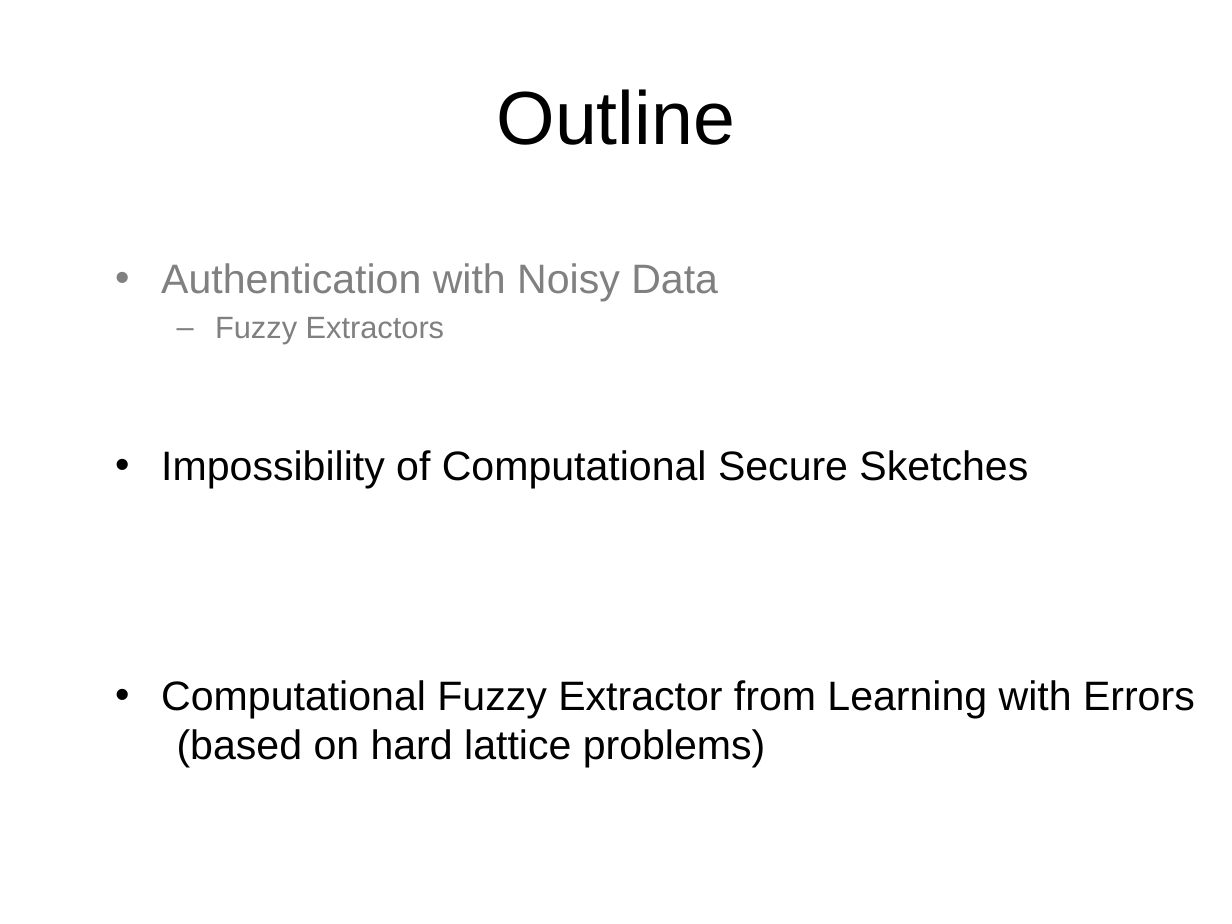
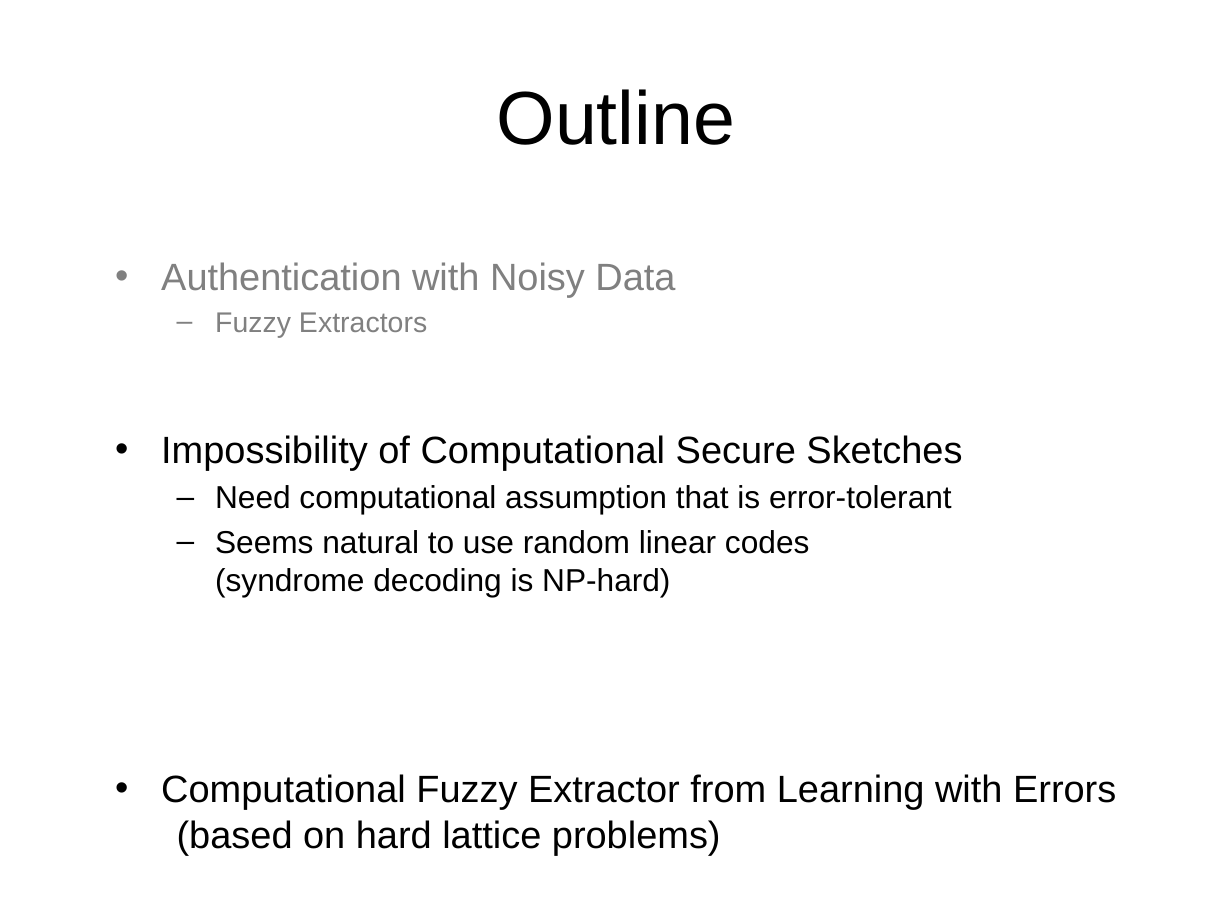
Before and after one commit to xianruimeng/comp-fuzzy-ext, a slide deck: slide 17 of ComputationalFuzzyExtractors.pptx. Drawn at 1232x924 pixels with LibreOffice and Linux fonts; fonts in the diff are those of the drawing. Boxes give left, top, right and bottom in pixels: in the first picture for what was removed or moved away, otherwise in the second. Text is boxed around its words. In the diff, an @@ line names an element or a change of style, - is before the commit and + after.

```diff
--- a/ComputationalFuzzyExtractors.pptx
+++ b/ComputationalFuzzyExtractors.pptx
@@ text at (161,262,1116,855): size 24 to 22.2 pt in "Authentication with Noisy Data", "Impossibility of Computational Secure Sketches", "Computational Fuzzy Extractor from Learning with Errors ..."; size 18 to 16.6 pt in "Fuzzy Extractors" @@
@@ text at (215,485,952,597): paragraphs added @@
+  – Need computational assumption that is error-tolerant
+  – Seems natural to use random linear codes
+    (syndrome decoding is NP-hard)
```
Also in this commit, not shown: 14 other slides changed, 11 slides added, 1 slide removed.
